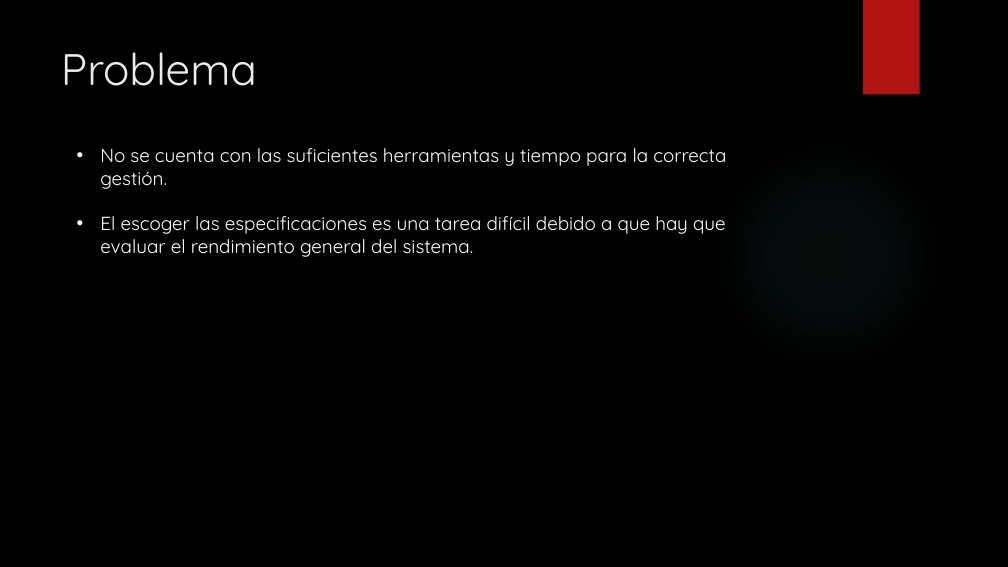
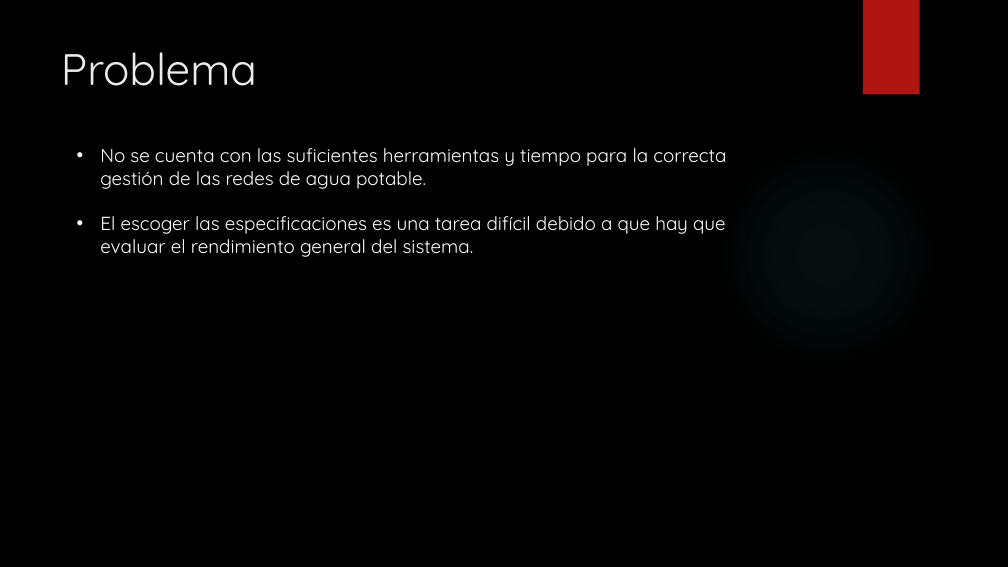
Before and after one commit to gsanhuezafuentes/ProyectoDeMemoria, a slide deck: slide 4 of presentacion/JHawanet.pptx (slide 3 before the commit). Drawn at 1008x567 pixels with LibreOffice and Linux fonts; fonts in the diff are those of the drawing; background and template pictures are left out. Boxes give left, top, right and bottom in pixels: in the first picture for what was removed or moved away, otherwise in the second. Text is boxed around its words. In the diff, an @@ line names an element or a change of style, - is before the commit and + after.

```diff
--- a/presentacion/JHawanet.pptx
+++ b/presentacion/JHawanet.pptx
@@ text at (100, 148, 726, 189): text changed @@
-• No se cuenta con las suficientes herramientas y tiempo para la correcta gestión.
+• No se cuenta con las suficientes herramientas y tiempo para la correcta gestión de las redes de agua potable.
```
Also in this commit, not shown: 5 other slides changed, 31 slides added, 36 other files.
